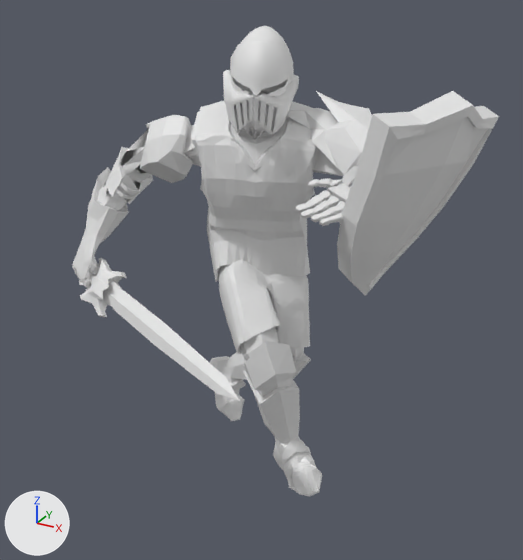
Before and after pictures for a commit that changed the OBJ model OpenGL_Framework/OpenGL_Framework/Assets/Models/KnightAnimations/SideSpecialPoses/SideSpecial3.obj.
Before and after are seen from a 50 mm lens placed at (2.69, -5.13, 4.42), pointed at (0.13, -0.48, 2.09). Every picture has the same lights, and +X, +Y and +Z are marked at lower left. Where no turn or scale is listed for an object, it has been applied to the vertices.

The first picture shows 'SideSpecial3'.
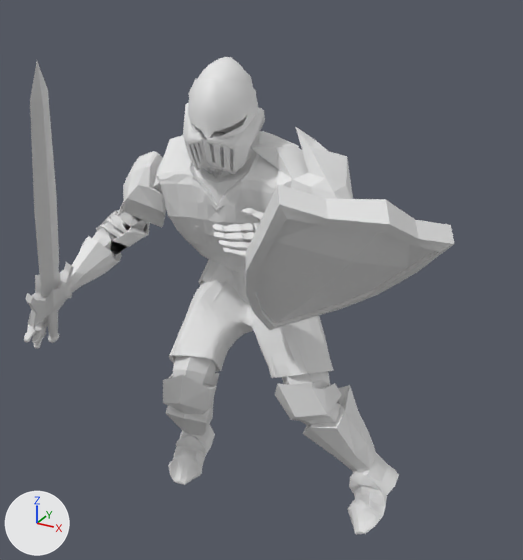
The change, as a list of edits to the scene's bpy script:
```text
Change me_sidespecial3:
    used by ob_sidespecial3; location = (0.0, 0.0, 0.0)
    remove me_sidespecial3.from_pydata(...)  # 4917 vertices, 9649 faces; spans x -2.05..1.65, y -1.62..0.85, z -0.07..3.97
    add me_sidespecial3.from_pydata(...)  # 4917 vertices, 9649 faces; spans x -1.49..1.63, y -2.32..0.33, z 0.0..3.96
    me_sidespecial3 part 1: the loose piece of 498 vertices spanning x -2.05..0.6, y -1.62..-0.25, z 1.53..1.93 is multiplied about its middle by the matrix ((0.762, 0.535, -0.365), (-0.088, 0.644, 0.76), (0.642, -0.547, 0.538)), then moved by (-0.07, -0.84, 0.99)
    me_sidespecial3 part 2: the loose piece of 550 vertices spanning x 0.7..1.65, y -0.91..0.38, z 2.03..3.64 is multiplied about its middle by the matrix ((0.814, 0.456, 0.361), (-0.471, 0.881, -0.051), (-0.341, -0.129, 0.931)), then moved by (-0.4, -0.54, -0.42)
    me_sidespecial3 part 3: the loose piece of 106 vertices spanning x -0.41..0.13, y -0.33..0.24, z 3.47..3.88 is multiplied about its middle by the matrix ((0.987, 0.159, 0.001), (-0.158, 0.982, -0.107), (-0.018, 0.105, 0.994)), then moved by (-0.03, -0.56, -0.19)
    me_sidespecial3 part 4: 3763 of 4917 vertices moved; they spanned x -1.92..1.29, y -0.85..0.85, z -0.07..3.97 and now span x -1.49..1.28, y -1.69..0.33, z 0.0..3.79; mean shift (0.04, -0.53, -0.11); largest move (-0.96, 0.85, 0.36) -> (1.26, 0.01, 0.26)
```

What differs and where, as boxes [x1, y1, x2, y2] in the pictures (523 x 560 px; the box of a moved part takes in the faces that stretch with it):
'SideSpecial3', reshaped: before [72, 26, 499, 496]; after [24, 57, 455, 535]
part 1 of me_sidespecial3, moved or reshaped: before [72, 258, 240, 401]; after [26, 62, 74, 343]
part 2 of me_sidespecial3, moved or reshaped: before [337, 91, 499, 296]; after [245, 184, 455, 330]
part 3 of me_sidespecial3, moved or reshaped: before [230, 41, 294, 96]; after [188, 78, 258, 139]
part 4 of me_sidespecial3, moved or reshaped: before [72, 26, 372, 496]; after [24, 57, 399, 535]
